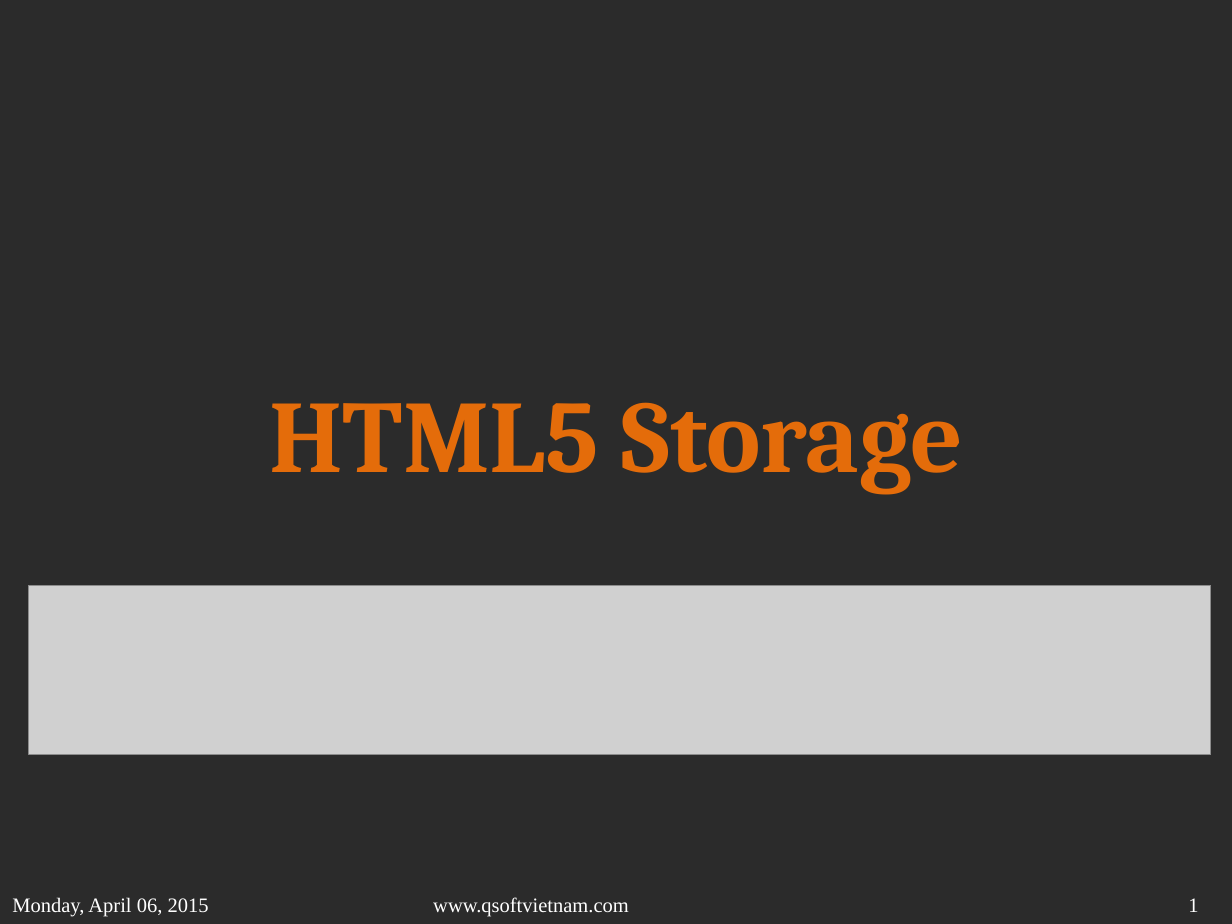
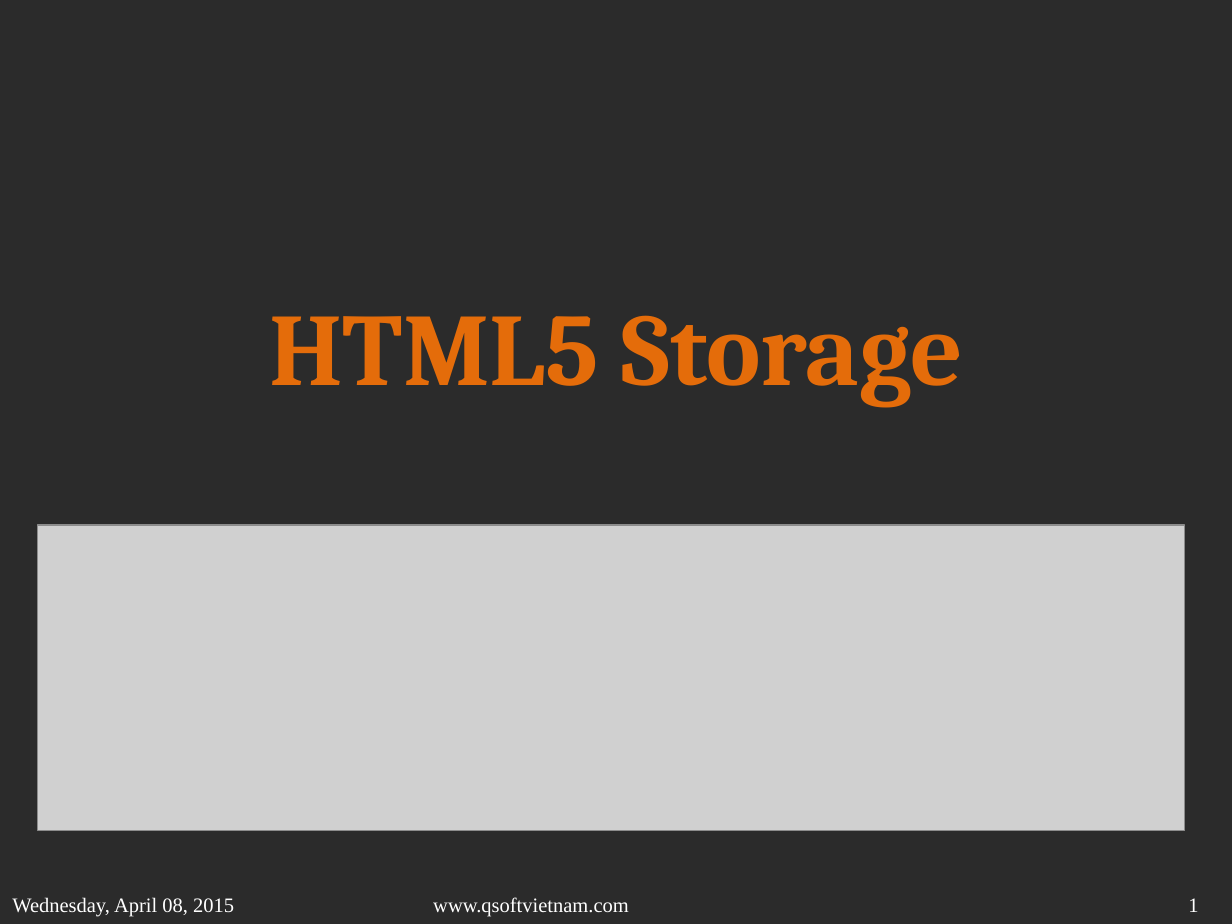
Before and after one commit to sonvq-qsoftvn/htmltraining, a slide deck: slide 1 of QSoftVietnam_SlideTemplate2014- Sonvq.pptx. Drawn at 1232x924 pixels with LibreOffice and Linux fonts; fonts in the diff are those of the drawing; grey boxes stand for pictures; background and template pictures are left out; a plain dark background stands for a picture behind light text. Boxes give left, top, right and bottom in pixels: in the first picture for what was removed or moved away, otherwise in the second. Text is boxed around its words. In the diff, an @@ line names an element or a change of style, - is before the commit and + after.

```diff
--- a/QSoftVietnam_SlideTemplate2014- Sonvq.pptx
+++ b/QSoftVietnam_SlideTemplate2014- Sonvq.pptx
@@ title "HTML5 Storage": place and size @@
-title "HTML5 Storage" at (269, 402, 964, 493)
+title "HTML5 Storage" at (269, 315, 964, 407)
@@ picture: place and size @@
-picture at (28, 585, 1211, 754)
+picture at (38, 525, 1185, 830)
@@ text at (12, 897, 234, 917): text changed @@
-Monday, April 06, 2015
+Wednesday, April 08, 2015
```
Also in this commit, not shown: 28 other slides changed.
